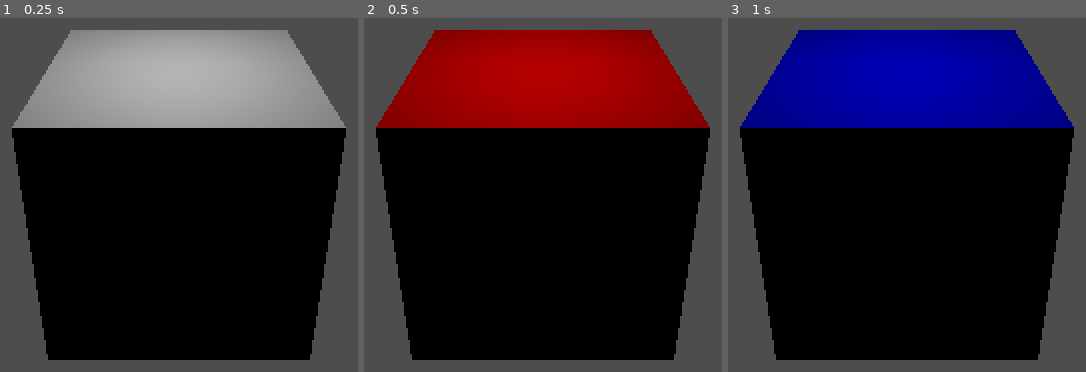
Above: before the commit, frames 1-3 (left to right).
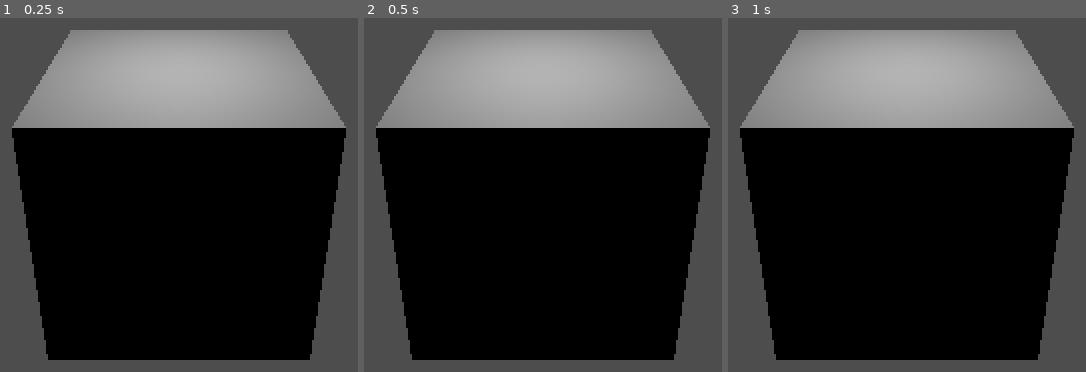
Above: after the commit, the same moments.

Repository: MarGamaDev/wolfenlike
Game: Godot game, scene res://rhythm sync test/rhythm_test.tscn
Same seed, same stepped clock (60 frames per second), same inputs: the game is played once before the commit and once after it. Sound files missing from this copy of the repository are replaced by a short silence.
Inputs (mouse positions are in pixels of both pictures, inside the frame that each line leads up to):
- Up to frame 1 (0.25 s): no input
- Up to frame 2 (0.5 s): no input
- Up to frame 3 (1 s): move the mouse to (outside the picture) at 0.52 s; hold D (player_right) from 0.53 s (still down); click (outside the picture) at 0.6 s

Frame 1 is identical in both runs. In frame 2, 21% of the frame differs, in the area x 3-97%, y 3-32%; in frame 3, 21%.

Commit message:
added beat manager into game manager scene

Diff:
--- a/Enemies/enemy.gd
+++ b/Enemies/enemy.gd
@@ -37,8 +37,8 @@
 	return spaces
 
 func move_enemy() -> void:
-	global_position.z = (grid_position.y * grid_size) + (grid_size / 2)
-	global_position.x = (grid_position.x * grid_size) + (grid_size / 2)
+	#global_position.z = (grid_position.y * grid_size) + (grid_size / 2)
+	#global_position.x = (grid_position.x * grid_size) + (grid_size / 2)
 	if post_move_action_flag:
 		on_finishing_movement()
 		post_move_action_flag = false
--- a/Enemies/enemy_manager.gd
+++ b/Enemies/enemy_manager.gd
@@ -4,12 +4,15 @@
 @export var enemy_y_level : float = 1.8
 
 @export var player : Player
-@export var level : Level
+var level : Level
 
 var enemies : Array[Enemy] = []
 var occupied_spaces : Array[Vector2] = []
 
-func _ready() -> void:
+func setup_enemy_manager(new_level : Level, new_player : Player) -> void:
+	level = new_level
+	player = new_player
+	grid_size = level.grid_size
 	print(level.get_grid_nodes().size())
 	#this needs to be replaced ? or may be fine if we just have a manager in each level scene
 	for i : Enemy in get_children():
--- a/game_manager.gd
+++ b/game_manager.gd
@@ -1,18 +1,27 @@
 class_name GameManager extends Node3D
+
+@export var TEST_game_muted : bool
 
 @onready var player : Player = $Player
 @onready var level : Level = $new_level
 @onready var enemy_manager : EnemyManager = $EnemyManager
 @onready var pause_screen : PauseScreen = $PauseMenu
+@onready var music_player : AudioStreamPlayer = $MusicPlayer
+@onready var rhythm_manager : RhythmManager = $RhythmSyncManager
 
 var grid_nodes : Array[GridNode]
 
 # Called when the node enters the scene tree for the first time.
 func _ready() -> void:
-	enemy_manager.grid_size = level.grid_size
-	enemy_manager.level = level
+	enemy_manager.setup_enemy_manager(level, player)
 	grid_nodes = level.grid_nodes
 	print(grid_nodes.size())
+
+	if TEST_game_muted:
+		music_player.volume_db = -80
+
+	rhythm_manager.player = music_player
+	rhythm_manager.start_music()
 
 
 # Called every frame. 'delta' is the elapsed time since the previous frame.
@@ -23,3 +32,8 @@
 func _on_pause_pressed() -> void:
 	pause_screen.on_game_paused()
 	pass # Replace with function body.
+
+
+func _on_beat() -> void:
+	enemy_manager.on_enemy_turn()
+	pass # Replace with function body.
--- a/game_manager.tscn
+++ b/game_manager.tscn
@@ -7,6 +7,8 @@
 [ext_resource type="PackedScene" uid="uid://k0cst8r2vlvq" path="res://Enemies/enemy_manager.tscn" id="4_shwjl"]
 [ext_resource type="PackedScene" uid="uid://b5tmrj1g7fct8" path="res://UI/pause_menu.tscn" id="5_vk86k"]
 [ext_resource type="PackedScene" uid="uid://dpigp2be1owrg" path="res://UI/death_screen.tscn" id="7_eakoi"]
+[ext_resource type="PackedScene" uid="uid://dtfws8j04gg02" path="res://rhythm sync test/rhythm_sync_manager.tscn" id="8_8jrwq"]
+[ext_resource type="AudioStream" uid="uid://bqdw6gg5win3l" path="res://rhythm sync test/tamborine_155bpm_4-4time_21beats_VGq2VF.mp3" id="9_gth8u"]
 
 [sub_resource type="ProceduralSkyMaterial" id="ProceduralSkyMaterial_shwjl"]
 sky_horizon_color = Color(0.66224277, 0.6717428, 0.6867428, 1)
@@ -22,6 +24,7 @@
 
 [node name="GameManager" type="Node3D" unique_id=2083107531]
 script = ExtResource("1_70yv6")
+TEST_game_muted = true
 
 [node name="WorldEnvironment" type="WorldEnvironment" parent="." unique_id=105487021]
 environment = SubResource("Environment_8jrwq")
@@ -34,10 +37,9 @@
 
 [node name="new_level" parent="." unique_id=1005341217 instance=ExtResource("2_d5upp")]
 
-[node name="EnemyManager" parent="." unique_id=647834905 node_paths=PackedStringArray("player", "level") instance=ExtResource("4_shwjl")]
+[node name="EnemyManager" parent="." unique_id=647834905 node_paths=PackedStringArray("player") instance=ExtResource("4_shwjl")]
 enemy_y_level = 0.6
 player = NodePath("../Player")
-level = NodePath("../new_level")
 
 [node name="EnemyPawn" parent="EnemyManager" unique_id=1277766704 instance=ExtResource("3_shwjl")]
 transform = Transform3D(1, 0, 0, 0, 1, 0, 0, 0, 1, 0.9626224, 0.60943246, 2.4112248)
@@ -45,5 +47,11 @@
 
 [node name="DeathScreen" parent="." unique_id=187959104 instance=ExtResource("7_eakoi")]
 
+[node name="RhythmSyncManager" parent="." unique_id=1346349995 instance=ExtResource("8_8jrwq")]
+
+[node name="MusicPlayer" type="AudioStreamPlayer" parent="." unique_id=224863982]
+stream = ExtResource("9_gth8u")
+
 [connection signal="on_pause_pressed" from="Player" to="." method="_on_pause_pressed"]
 [connection signal="on_player_death" from="Player" to="DeathScreen" method="_on_player_death"]
+[connection signal="on_beat" from="RhythmSyncManager" to="." method="_on_beat"]
--- a/rhythm sync test/rhythm_sync_manager.gd
+++ b/rhythm sync test/rhythm_sync_manager.gd
@@ -1,8 +1,8 @@
-extends Node
+class_name RhythmManager extends Node
 
 @export var bpm : float
 
-@export var player : AudioStreamPlayer
+var player : AudioStreamPlayer
 
 signal on_beat
 
@@ -17,10 +17,11 @@
 
 var beat_start_flag = false
 
-# Called when the node enters the scene tree for the first time.
 func _ready() -> void:
+	get_window().grab_focus()
+
+func start_music() -> void:
 	player.play()
-	get_window().grab_focus()
 	await get_tree().create_timer(0.1).timeout
 	beat_start_flag = true
 	pass
